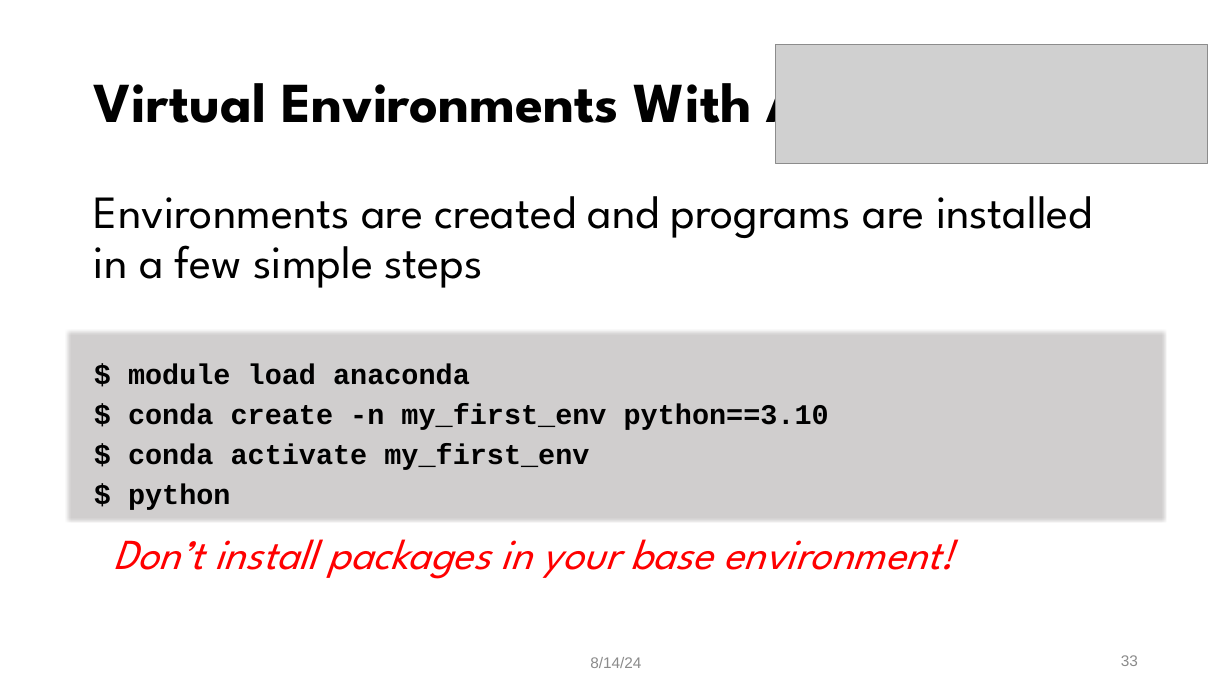
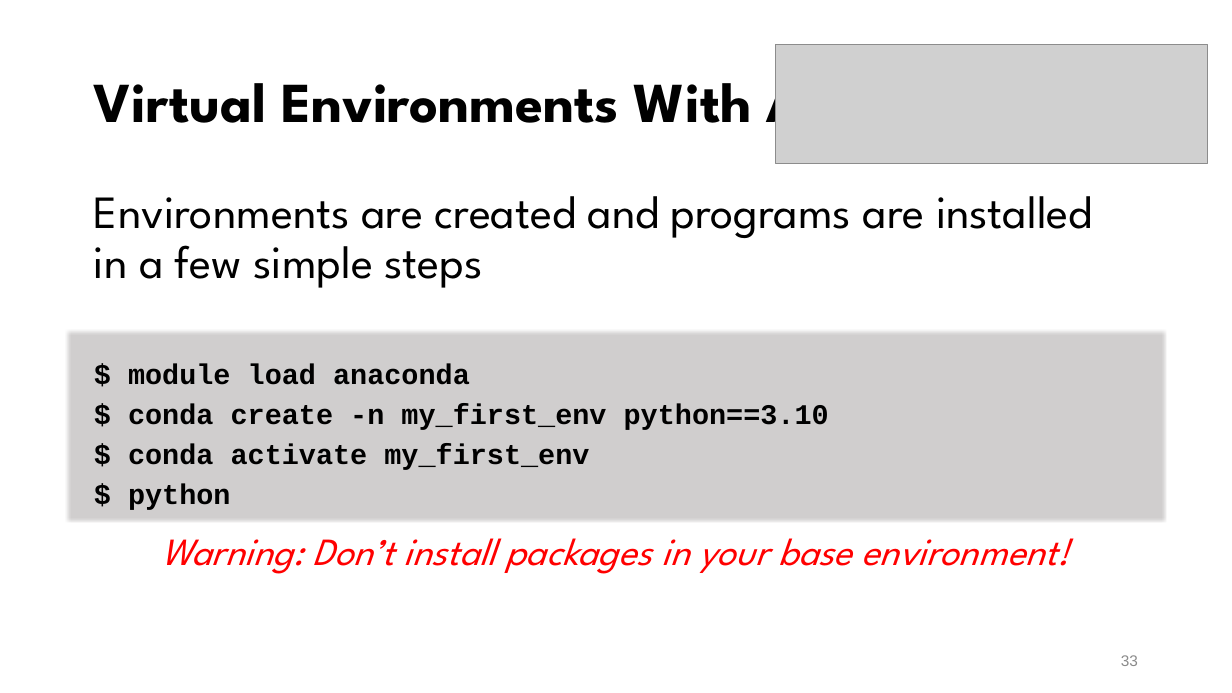
Before and after one commit to mohalkh5/hpc_fundamentals_micro_credential, a slide deck: slide 33 of installing_software/installing_software.pptx. Drawn at 1232x693 pixels with LibreOffice and Linux fonts; fonts in the diff are those of the drawing; grey boxes stand for pictures; background and template pictures are left out. Boxes give left, top, right and bottom in pixels: in the first picture for what was removed or moved away, otherwise in the second. Text is boxed around its words. In the diff, an @@ line names an element or a change of style, - is before the commit and + after.

```diff
--- a/installing_software/installing_software.pptx
+++ b/installing_software/installing_software.pptx
@@ text at box(162, 538, 1069, 574): text changed; size 33.3 to 30 pt @@
-Don’t install packages in your base environment!
+Warning: Don’t install packages in your base environment!
@@ text removed at box(590, 657, 641, 668) @@
-8/14/24
```
Also in this commit, not shown: 44 other slides changed.
